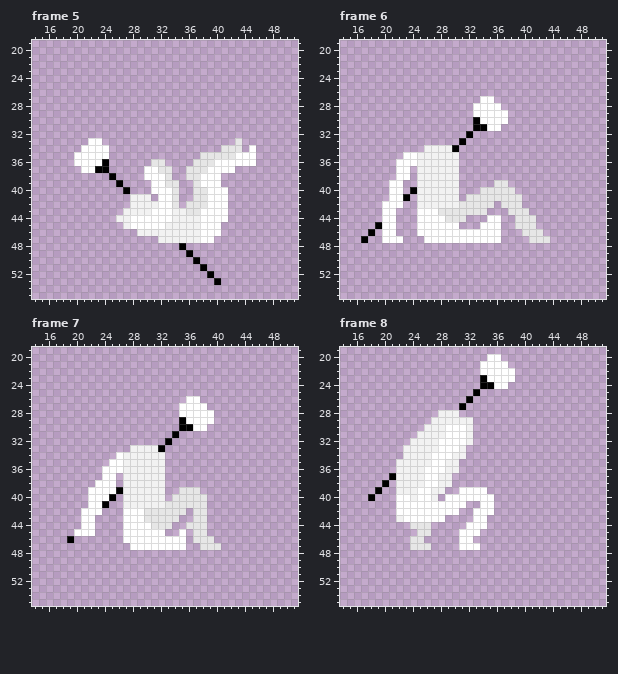
Two states of a pixel-art file, Assets/Art/Characters/Player/Roll/Player_Roll_Right.aseprite. The first picture shows the starting point.
64x64 pixels, 8 frames. Shown: frame 5: x 14..51, y 19..55; frame 6: x 14..51, y 19..55; frame 7: x 14..51, y 19..55; frame 8: x 14..51, y 19..55. The commit also changed other frames, which this record leaves out.
The same view after the edit:
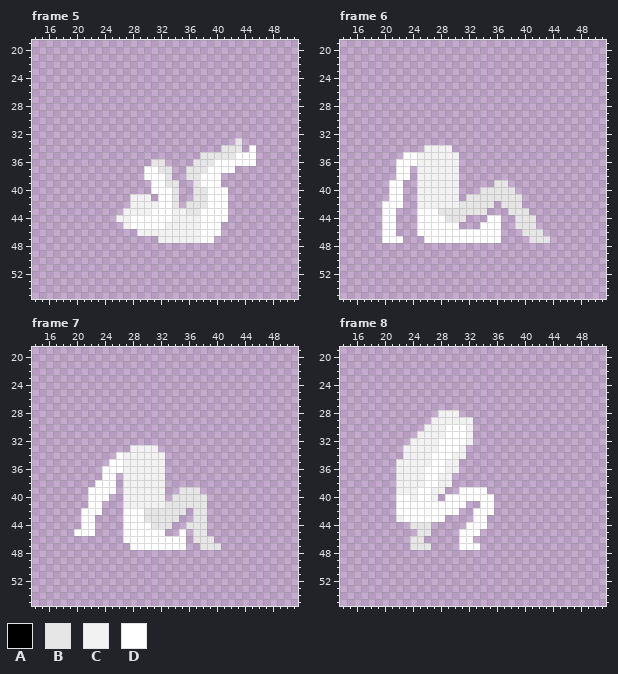
Palette (. is transparent): A #000000  B #e6e6e6  C #f2f2f2  D #ffffff
Diff:
layer "Weapons/Staff" now hidden
--- frame 5
@@ x 18..29 @@
 32 ............
-33 ....DD......
-34 ...DDDD.....
-35 ..DDDDD.....
-36 ..DDDDA.....
-37 ...DDAA.....
-38 .......A....
-39 ........A...
-40 .........A..
+33 ............
+34 ............
+35 ............
+36 ............
+37 ............
+38 ............
+39 ............
+40 ............
 41 ..........CC
@@ x 33..42 @@
 47 CCCCCDD...
-48 ..A.......
-49 ...A......
-50 ....A.....
-51 .....A....
-52 ......A...
-53 .......A..
+48 ..........
+49 ..........
+50 ..........
+51 ..........
+52 ..........
+53 ..........
 54 ..........
--- frame 6
@@ x 28..39 @@
 26 ............
-27 ......DD....
-28 .....DDDD...
-29 .....DDDDD..
-30 .....ADDDD..
-31 .....AADD...
-32 ....A.......
-33 ...A........
-34 CCA.........
+27 ............
+28 ............
+29 ............
+30 ............
+31 ............
+32 ............
+33 ............
+34 CC..........
 35 CCC.........
@@ x 21..26 @@
 39 DD..CC
-40 DD.ACC
-41 DDA.CC
+40 DD..CC
+41 DD..CC
 42 DD..CC
@@ x 15..21 @@
 44 .....DD
-45 ....ADD
-46 ...A.DD
-47 ..A..DD
+45 .....DD
+46 .....DD
+47 .....DD
 48 .......
--- frame 7
@@ x 30..41 @@
 25 ............
-26 ......DD....
-27 .....DDDD...
-28 .....DDDDD..
-29 .....ADDDD..
-30 .....AADD...
-31 ....A.......
-32 ...A........
-33 CCA.........
+26 ............
+27 ............
+28 ............
+29 ............
+30 ............
+31 ............
+32 ............
+33 CC..........
 34 CCC.........
@@ x 22..28 @@
 38 .DDD.CC
-39 DDDDACC
-40 DDDA.CC
-41 DDA..CC
+39 DDDD.CC
+40 DDD..CC
+41 DD...CC
 42 DD...DD
@@ x 17..21 @@
 45 ...DD
-46 ..A..
+46 .....
 47 .....
--- frame 8
@@ x 29..40 @@
 19 ............
-20 ......DD....
-21 .....DDDD...
-22 .....DDDDD..
-23 .....ADDDD..
-24 .....AADD...
-25 ....A.......
-26 ...A........
-27 ..A.........
+20 ............
+21 ............
+22 ............
+23 ............
+24 ............
+25 ............
+26 ............
+27 ............
 28 CC..........
@@ x 16..23 @@
 36 ......CC
-37 .....ACC
-38 ....A.CC
-39 ...A..CC
-40 ..A...DD
+37 ......CC
+38 ......CC
+39 ......CC
+40 ......DD
 41 ......DD
